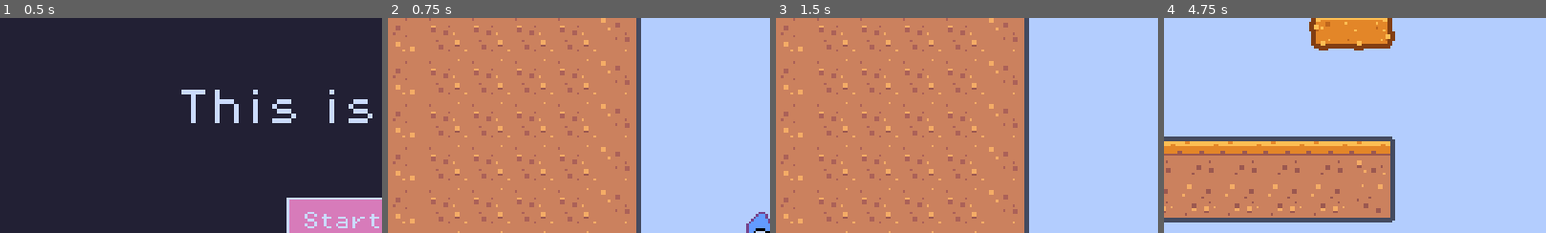
Above: before the commit, frames 1-4 (left to right).
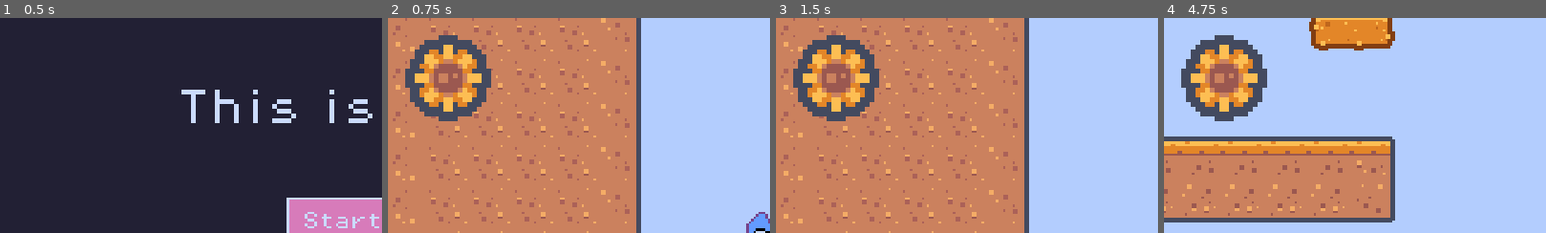
Above: after the commit, the same moments.

Repository: yndajas/ludum-dare-54
Game: Godot game, scene res://scenes/main_menu.tscn
Two runs of this game, one before a commit and one after it. Both use one fixed random seed, a clock stepped at 60 frames per second and the inputs below.
Inputs:
- Up to frame 1 (0.5 s): no input
- Up to frame 2 (0.75 s): click "Start game" at 0.5 s
- Up to frame 3 (1.5 s): tap Enter at 1.25 s; hold Right (move_right) from 1.28 s (still down)
- Up to frame 4 (4.75 s): tap Space (jump) at 1.52, 2.27, 3.77, 4.52 s; release Right (move_right) at 2.78 s; hold Left (move_left) 2.78-3.53 s; hold Right (move_right) from 3.53 s (still down)
The pictures show only the part of the screen within x 0-50%, y 0-50%; the shares and areas given below are measured in that part.

Frame 1 is identical in both runs. In frame 2, 6.4% of the frame differs, in the area x 4-27%, y 8-48%; in frame 3, 6.4%; in frame 4, 6.9%.

Commit message:
Add static sun asset
This is a slight edit of the sunflower from the kenney.nl tilemap

The method for drawing a static asset to the camera is taken grom
@brettchalupa's [YouTube tutorial][1]

[1]: https://youtube.com/FNEAJsry5sA?si=dVCLvedFe17Wh3-W&t=4175

Diff:
--- a/scenes/level_1.tscn
+++ b/scenes/level_1.tscn
@@ -1,8 +1,9 @@
-[gd_scene load_steps=16 format=3 uid="uid://275i0f2dku1u"]
+[gd_scene load_steps=17 format=3 uid="uid://275i0f2dku1u"]
 
 [ext_resource type="FontFile" uid="uid://b8wld6j0s08ch" path="res://assets/fonts/PixelOperator8.ttf" id="1_hrp24"]
 [ext_resource type="Script" path="res://scenes/level_1.gd" id="1_piauc"]
 [ext_resource type="Texture2D" uid="uid://diwlqqgf0gj8t" path="res://assets/images/sprites/tilemap.png" id="2_72y4e"]
+[ext_resource type="Texture2D" uid="uid://cttcmmnrbmw5t" path="res://assets/images/sprites/sun.png" id="2_s1a1b"]
 [ext_resource type="Script" path="res://scripts/player.gd" id="3_bjlrj"]
 [ext_resource type="Texture2D" uid="uid://c8k40aiaswddv" path="res://assets/images/sprites/player.png" id="3_vc1mj"]
 [ext_resource type="PackedScene" uid="uid://0r3qxg1aorwv" path="res://scenes/door.tscn" id="5_ubr64"]
@@ -453,6 +454,13 @@
 [node name="Level1" type="Node2D"]
 script = ExtResource("1_piauc")
 
+[node name="CanvasLayer" type="CanvasLayer" parent="."]
+
+[node name="Sun" type="Sprite2D" parent="CanvasLayer"]
+position = Vector2(50, 50)
+scale = Vector2(4, 4)
+texture = ExtResource("2_s1a1b")
+
 [node name="LevelIndicator" type="RichTextLabel" parent="."]
 offset_left = 8.0
 offset_top = -56.0
Binary file added: assets/images/sprites/sun.aseprite
Binary file added: assets/images/sprites/sun.png
Not shown, added: assets/images/sprites/sun.png.import
